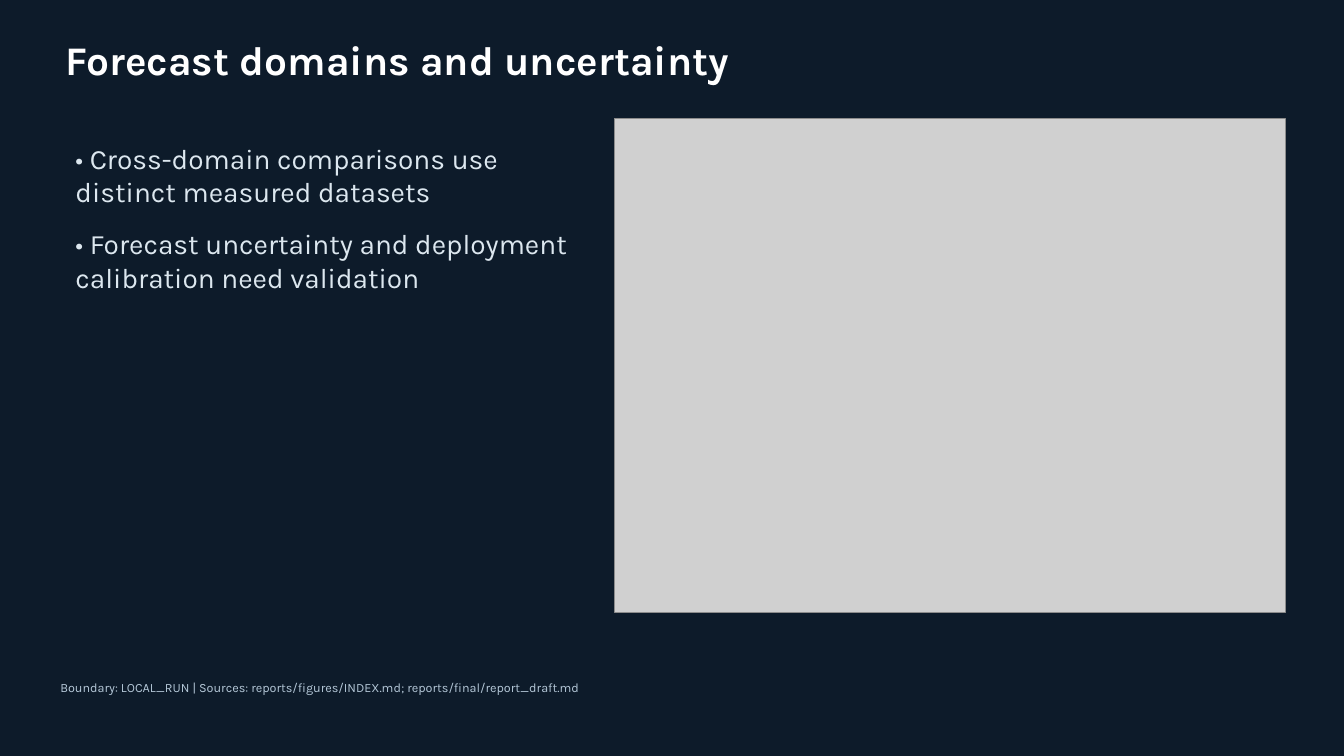
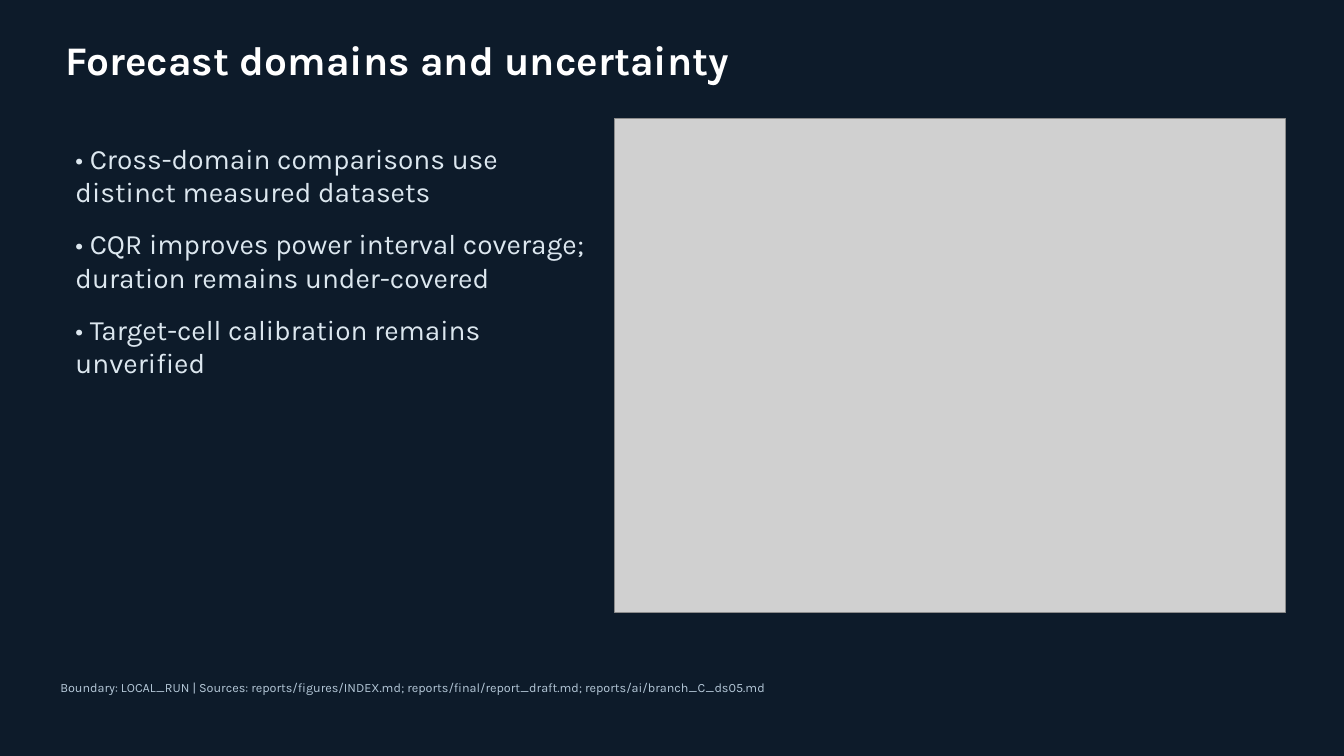
Before and after one commit to Thinhqn0905/ai_model_semi, a slide deck: slide 11 of reports/final/ReGenATE_final.pptx. Drawn at 1344x756 pixels with LibreOffice and Linux fonts; fonts in the diff are those of the drawing; grey boxes stand for pictures. Boxes give left, top, right and bottom in pixels: in the first picture for what was removed or moved away, otherwise in the second. Text is boxed around its words. In the diff, an @@ line names an element or a change of style, - is before the commit and + after.

```diff
--- a/reports/final/ReGenATE_final.pptx
+++ b/reports/final/ReGenATE_final.pptx
@@ text at [75, 234, 584, 289]: text changed @@
-• Forecast uncertainty and deployment calibration need validation
+• CQR improves power interval coverage; duration remains under-covered
@@ text added at [75, 320, 480, 374], 20 pt, text #DCE7EF @@
+• Target-cell calibration remains unverified
@@ text at [60, 683, 765, 695]: text changed @@
-Boundary: LOCAL_RUN | Sources: reports/figures/INDEX.md; reports/final/report_draft.md
+Boundary: LOCAL_RUN | Sources: reports/figures/INDEX.md; reports/final/report_draft.md; reports/ai/branch_C_ds05.md
```
Also in this commit, not shown: 3 other slides changed, 29 other files.
